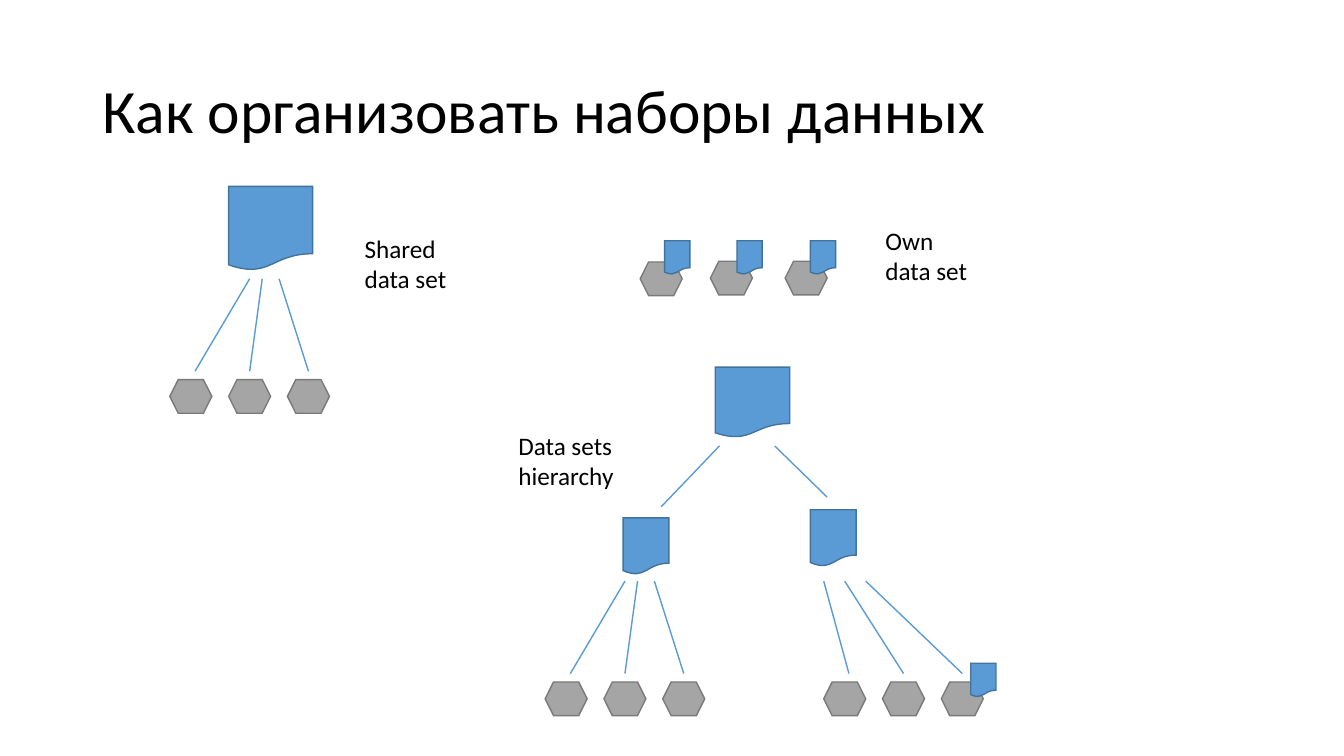
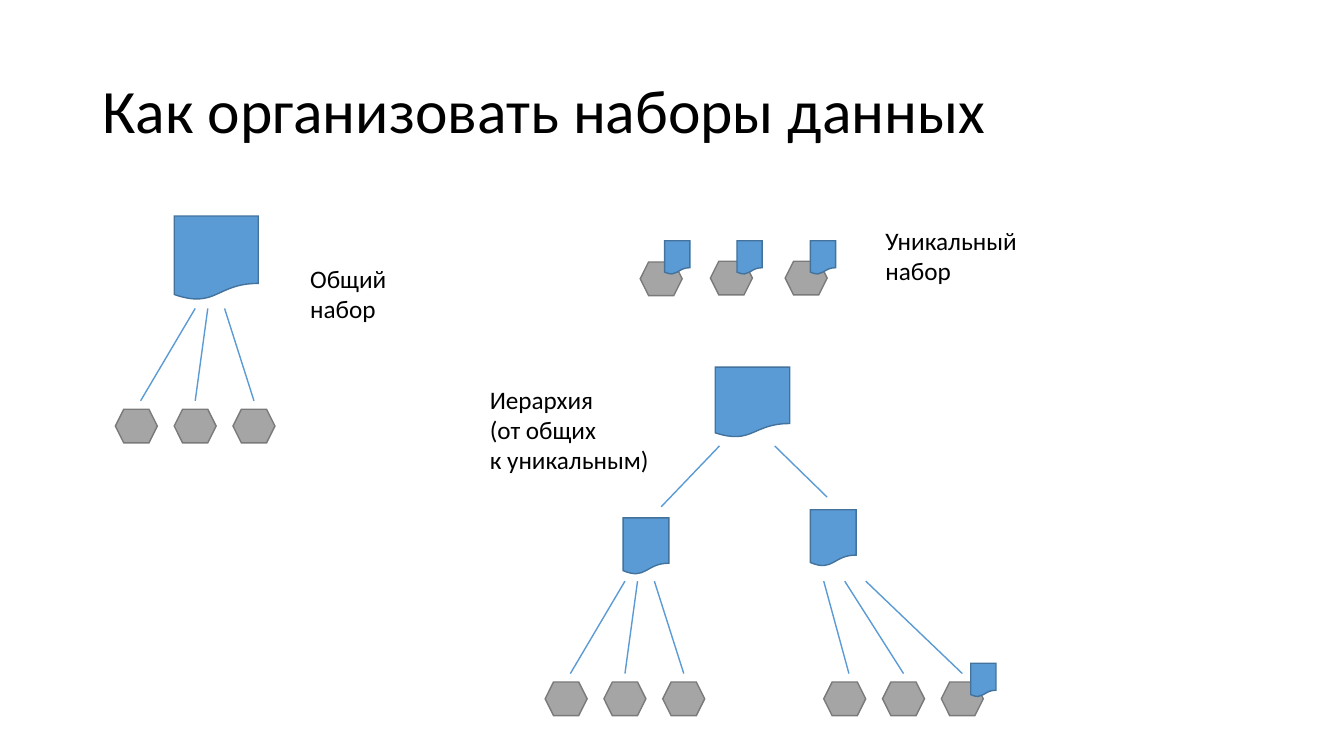
Before and after one commit to MihailRomanov/DevTools_Course, a slide deck: slide 16 of Lections/04_Integration_tests.pptx (slide 14 before the commit). Drawn at 1344x756 pixels with LibreOffice and Linux fonts; fonts in the diff are those of the drawing. Boxes give left, top, right and bottom in pixels: in the first picture for what was removed or moved away, otherwise in the second. Text is boxed around its words. In the diff, an @@ line names an element or a change of style, - is before the commit and + after.

```diff
--- a/Lections/04_Integration_tests.pptx
+++ b/Lections/04_Integration_tests.pptx
@@ text at (x1=885, y1=233, x2=1016, y2=284): text changed @@
-Own
-data set
+Уникальный
+набор
@@ text at (x1=310, y1=271, x2=386, y2=322): text changed @@
-Shared
-data set
+Общий
+набор
@@ 3 flow chart preparations, 3 lines, 1 flow chart document moved together from (x1=170, y1=187, x2=330, y2=413) to (x1=115, y1=216, x2=275, y2=443) @@
@@ text at (x1=490, y1=392, x2=648, y2=473): text changed @@
-Data sets
-hierarchy
+Иерархия
+(от общих
+к уникальным)
```
Also in this commit, not shown: 4 other slides changed, 5 slides added, 5 other files.
